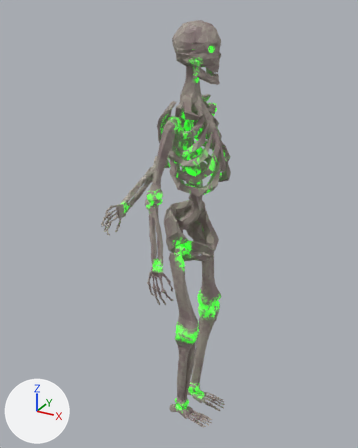
Before and after pictures for a commit that changed the Blender file models/actors/skeleton/skeleton_player.blend.
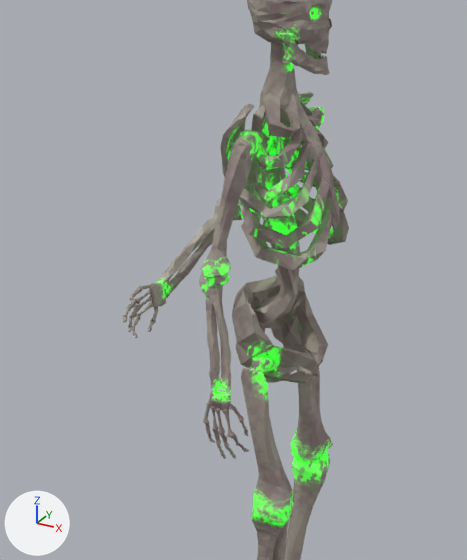
There are two pictures of each version: one whole from a camera (50 mm lens) standing at (0.885, -1.738, 1.864) and looking at (-0.136, 0.118, 0.936), one close up on the part from 9% to 83% of the width and 9% to 81% of the height. Every picture has the same lights, and +X, +Y and +Z are marked at lower left.

Names of what the first close-up shows: 'Index1.L', 'Index2.L', 'Jaw', 'Little1.L', 'LowerArm.L', 'LowerArm.R', 'LowerLeg.L', 'LowerLeg.R', 'Middle1.L', 'Middle2.L', 'Pelvis', 'Ring1.L', 'Ring2.L', 'Ring3.L', 'Shoulder.R', 'Skull', 'Spine', 'Thumb1.L', 'Thumb2.L', 'UpperArm.L', 'UpperArm.R', 'UpperLeg.L', 'UpperLeg.R', 'Wrist.L'.
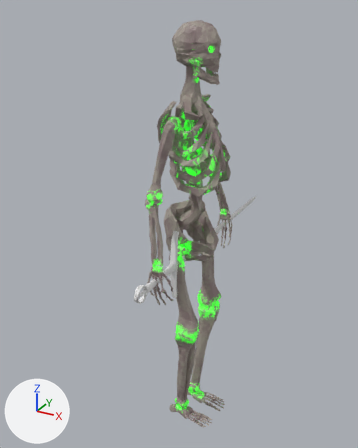
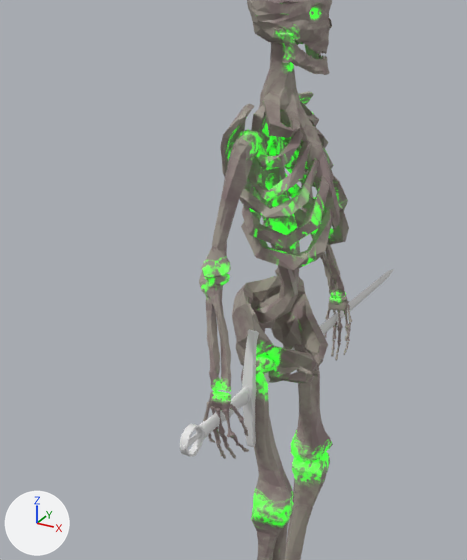
What differs and where, as boxes [x1, y1, x2, y2] in the close-ups (467 x 560 px):
'sword', shown
    after: [180, 269, 394, 457]
'LowerArm.L', moved, turned
    before: [156, 199, 243, 298]
    after: [310, 232, 346, 298]
'Wrist.L', moved, turned
    before: [150, 283, 166, 308]
    after: [328, 296, 349, 311]
'UpperArm.L', moved, turned
    before: [238, 106, 324, 207]
    after: [300, 112, 315, 214]
'Index1.L', moved, turned
    before: [134, 300, 153, 321]
    after: [344, 310, 351, 329]
'Middle1.L', moved, turned
    before: [134, 295, 152, 312]
    after: [337, 310, 343, 329]
'Thumb1.L', moved, turned
    before: [151, 307, 158, 323]
    after: [347, 305, 352, 323]
'Middle2.L', moved, turned
    before: [129, 307, 138, 319]
    after: [337, 328, 342, 342]
'Ring2.L', moved, turned
    before: [126, 298, 137, 310]
    after: [332, 325, 337, 339]
'Little1.L', moved, turned
    before: [137, 283, 154, 292]
    after: [325, 307, 331, 320]
'Ring1.L', moved, turned
    before: [135, 289, 151, 304]
    after: [333, 310, 338, 326]
'Index2.L', moved, turned
    before: [131, 316, 139, 329]
    after: [345, 329, 351, 341]
'Middle3.L', moved, turned
    before: [128, 318, 132, 327]
    after: [336, 342, 341, 353]
'Thumb2.L', moved, turned
    before: [149, 320, 155, 330]
    after: [348, 323, 351, 335]
'Ring3.L', moved
    before: [123, 308, 130, 317]
    after: [332, 340, 335, 350]

The change, as a list of edits to the scene's bpy script:
```text
Change ob_lowerarm_l:
    ob_lowerarm_l.location: (0.019, -1.157, 0.82) -> (0.023, 0.039, 0.004)
    ob_lowerarm_l.rotation_euler: (-0.577, 1.117, 0.863) -> (0.00175, 0.00816, -0.0259)  # degrees (-33, 64, 49) -> degrees (0.1, 0.5, -1.5)
Change ob_upperarm_l:
    ob_upperarm_l.location: (0.141, -1.051, 0.642) -> (-0.062, 0.004, -0.001)
    ob_upperarm_l.rotation_euler: (-0.483, 0.826, 0.98) -> (0.00175, 0.00816, -0.0259)  # degrees (-28, 47, 56) -> degrees (0.1, 0.5, -1.5)
Change ob_index1_l:
    ob_index1_l.location: (0.089, -1.176, 1.088) -> (0.023, 0.038, 0.018)
    ob_index1_l.rotation_euler: (-1.17, 1.608, 0.371) -> (0.0273, 0.0222, -0.017)  # degrees (-67, 92, 21) -> degrees (1.6, 1.3, -1)
Change ob_index2_l:
    ob_index2_l.rotation_euler: (-1.732, 1.624, -0.163) -> (0.0, 0.0, 0.0)  # degrees (-99, 93, -9.3) -> degrees (0, 0, 0)
    ob_index2_l.location: (0.175, -1.153, 0.988) -> (0.119, -0.054, 0.041)
Change ob_little1_l:
    ob_little1_l.location: (0.109, -1.168, 1.063) -> (0.048, 0.016, 0.026)
    ob_little1_l.rotation_euler: (-1.58, 1.597, -0.0138) -> (0.00175, 0.00816, -0.0259)  # degrees (-91, 92, -0.8) -> degrees (0.1, 0.5, -1.5)
Change ob_middle1_l:
    ob_middle1_l.location: (0.124, -1.162, 1.069) -> (0.04, 0.001, 0.032)
    ob_middle1_l.rotation_euler: (-1.58, 1.597, -0.0138) -> (0.00175, 0.00816, -0.0259)  # degrees (-91, 92, -0.8) -> degrees (0.1, 0.5, -1.5)
Change ob_middle2_l:
    ob_middle2_l.rotation_euler: (-1.732, 1.624, -0.163) -> (0.0, 0.0, 0.0)  # degrees (-99, 93, -9.3) -> degrees (0, 0, 0)
    ob_middle2_l.location: (0.121, -1.169, 0.957) -> (0.152, -0.001, 0.025)
Change ob_middle3_l:
    ob_middle3_l.rotation_euler: (-1.732, 1.624, -0.163) -> (0.0, 0.0, 0.0)  # degrees (-99, 93, -9.3) -> degrees (0, 0, 0)
    ob_middle3_l.location: (0.169, -1.158, 1.013) -> (0.095, -0.046, 0.036)
Change ob_ring1_l:
    ob_ring1_l.location: (0.084, -1.173, 1.012) -> (0.1, 0.039, 0.021)
    ob_ring1_l.rotation_euler: (-1.58, 1.597, -0.0138) -> (0.00175, 0.00816, -0.0259)  # degrees (-91, 92, -0.8) -> degrees (0.1, 0.5, -1.5)
Change ob_ring2_l:
    ob_ring2_l.rotation_euler: (-1.732, 1.624, -0.163) -> (0.0, 0.0, 0.0)  # degrees (-99, 93, -9.3) -> degrees (0, 0, 0)
    ob_ring2_l.location: (0.275, -1.097, 0.988) -> (0.115, -0.154, 0.097)
Change ob_ring3_l:
    ob_ring3_l.location: (0.079, -1.193, 1.01) -> (0.102, 0.043, 0.001)
Change ob_thumb1_l:
    ob_thumb1_l.rotation_euler: (-1.732, 1.624, -0.163) -> (0.0, 0.0, 0.0)  # degrees (-99, 93, -9.3) -> degrees (0, 0, 0)
    ob_thumb1_l.location: (-0.317, -1.194, 0.914) -> (0.218, 0.433, -0.003)
Change ob_thumb2_l:
    ob_thumb2_l.rotation_euler: (-1.732, 1.624, -0.163) -> (0.0, 0.0, 0.0)  # degrees (-99, 93, -9.3) -> degrees (0, 0, 0)
    ob_thumb2_l.location: (-0.167, -1.209, 0.93) -> (0.194, 0.285, -0.016)
Change ob_wrist_l:
    ob_wrist_l.location: (0.263, -1.107, 1.021) -> (0.082, -0.139, 0.088)
    ob_wrist_l.rotation_euler: (-1.507, 1.511, 0.0508) -> (0.00993, 0.00526, -0.111)  # degrees (-86, 87, 2.9) -> degrees (0.6, 0.3, -6.4)
Change ob_sword:
    remove ob_sword.hide_set(True)  # its collection is switched off
```
